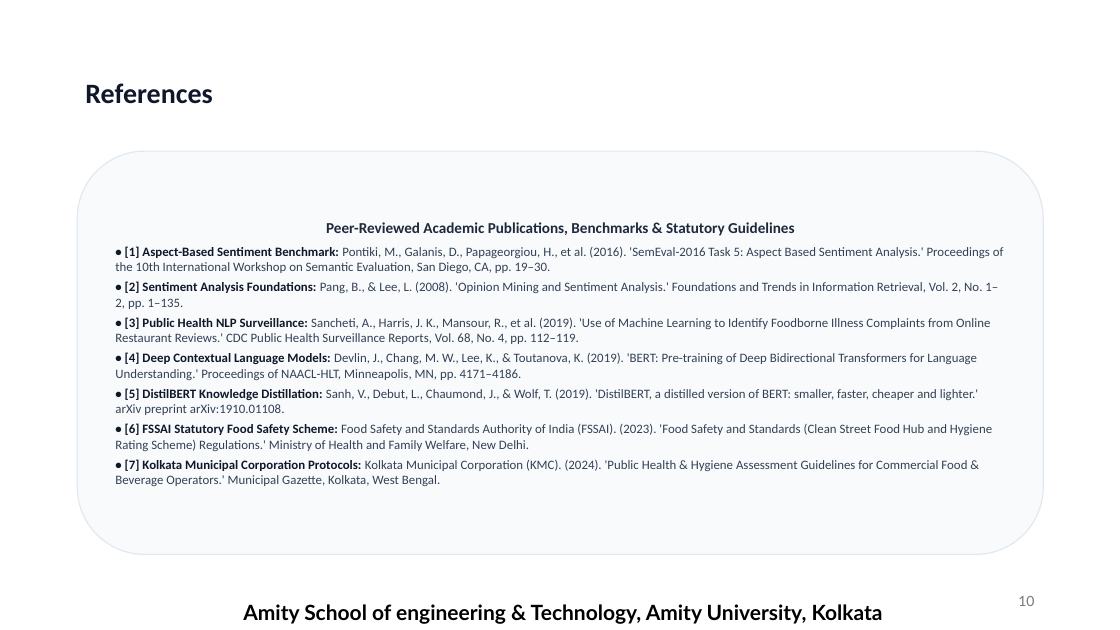
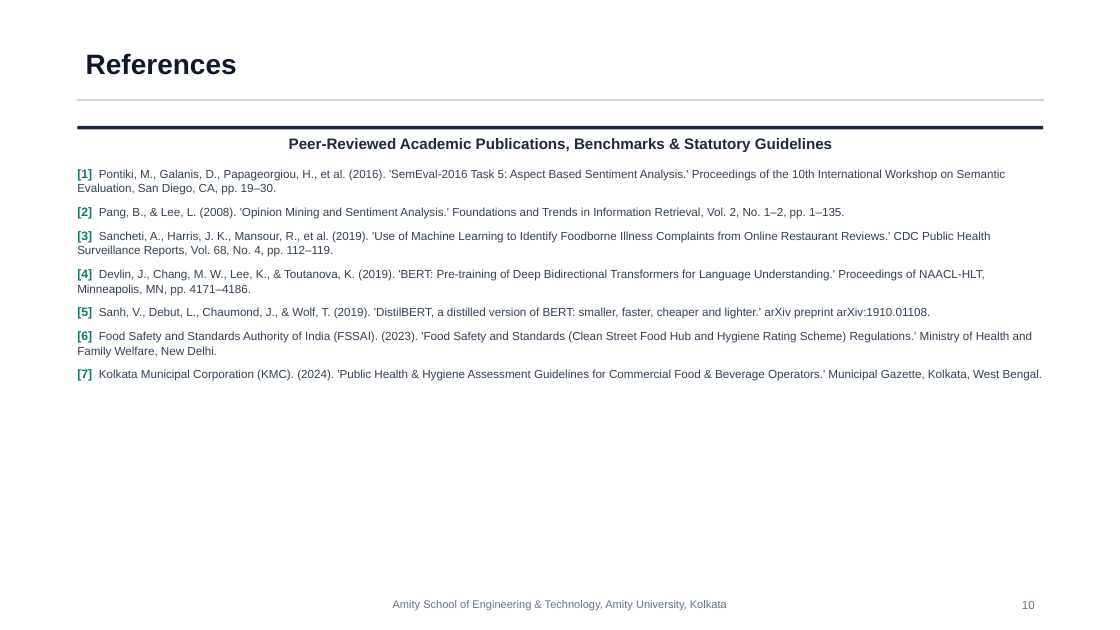
Before and after one commit to tanimnaha/food-review-intelligence, a slide deck: slide 10 of presentation/Kolkata_FoodLens_Minor_Project_Presentation.pptx. Drawn at 1120x630 pixels with LibreOffice and Linux fonts; fonts in the diff are those of the drawing. Boxes give left, top, right and bottom in pixels: in the first picture for what was removed or moved away, otherwise in the second. Text is boxed around its words. In the diff, an @@ line names an element or a change of style, - is before the commit and + after.

Commit message:
fix(presentation): refine slide design to human publication-grade light theme eliminating empty card containers and unifying typographic alignment

```diff
--- a/presentation/Kolkata_FoodLens_Minor_Project_Presentation.pptx
+++ b/presentation/Kolkata_FoodLens_Minor_Project_Presentation.pptx
@@ title "References" at <box>86,53,237,75</box>: font Calibri to Arial @@
@@ rectangle added at <box>77,99,1044,100</box>, fill #CBD5E1, outline #CBD5E1 0.5 pt @@
@@ text "Peer-Reviewed Academic Publications, Benchmarks & ...": place and size @@
-text "Peer-Reviewed Academic Publications, Benchmarks & ..." at <box>77,151,1044,555</box>
+text "Peer-Reviewed Academic Publications, Benchmarks & ..." at <box>77,138,1042,382</box>
@@ text "Peer-Reviewed Academic Publications, Benchmarks & ..." at <box>77,138,1042,382</box>: vertical alignment middle to top; fill #F8FAFC to none; outline #E2E8F0 1 pt to none @@
@@ rectangle added at <box>77,126,1044,129</box>, fill #1E293B @@
@@ text at <box>289,138,832,152</box>: font Calibri to Arial in "Peer-Reviewed Academic Publications, Benchmarks & Statutory  ..."; more space between paragraphs @@
@@ text at <box>77,169,1042,382</box>: text changed; size 11 to 10 pt; font Calibri to Arial @@
-• [1] Aspect-Based Sentiment Benchmark: Pontiki, M., Galanis, D., Papageorgiou, H., et al. (2016). 'SemEval-2016 Task 5: Aspect Based Sentiment Analysis.' Proceedings of the 10th International Workshop on Semantic Evaluation, San Diego, CA, pp. 19–30.
-• [2] Sentiment Analysis Foundations: Pang, B., & Lee, L. (2008). 'Opinion Mining and Sentiment Analysis.' Foundations and Trends in Information Retrieval, Vol. 2, No. 1–2, pp. 1–135.
-• [3] Public Health NLP Surveillance: Sancheti, A., Harris, J. K., Mansour, R., et al. (2019). 'Use of Machine Learning to Identify Foodborne Illness Complaints from Online Restaurant Reviews.' CDC Public Health Surveillance Reports, Vol. 68, No. 4, pp. 112–119.
-• [4] Deep Contextual Language Models: Devlin, J., Chang, M. W., Lee, K., & Toutanova, K. (2019). 'BERT: Pre-training of Deep Bidirectional Transformers for Language Understanding.' Proceedings of NAACL-HLT, Minneapolis, MN, pp. 4171–4186.
-• [5] DistilBERT Knowledge Distillation: Sanh, V., Debut, L., Chaumond, J., & Wolf, T. (2019). 'DistilBERT, a distilled version of BERT: smaller, faster, cheaper and lighter.' arXiv preprint arXiv:1910.01108.
-• [6] FSSAI Statutory Food Safety Scheme: Food Safety and Standards Authority of India (FSSAI). (2023). 'Food Safety and Standards (Clean Street Food Hub and Hygiene Rating Scheme) Regulations.' Ministry of Health and Family Welfare, New Delhi.
-• [7] Kolkata Municipal Corporation Protocols: Kolkata Municipal Corporation (KMC). (2024). 'Public Health & Hygiene Assessment Guidelines for Commercial Food & Beverage Operators.' Municipal Gazette, Kolkata, West Bengal.
+[1] Pontiki, M., Galanis, D., Papageorgiou, H., et al. (2016). 'SemEval-2016 Task 5: Aspect Based Sentiment Analysis.' Proceedings of the 10th International Workshop on Semantic Evaluation, San Diego, CA, pp. 19–30.
+[2] Pang, B., & Lee, L. (2008). 'Opinion Mining and Sentiment Analysis.' Foundations and Trends in Information Retrieval, Vol. 2, No. 1–2, pp. 1–135.
+[3] Sancheti, A., Harris, J. K., Mansour, R., et al. (2019). 'Use of Machine Learning to Identify Foodborne Illness Complaints from Online Restaurant Reviews.' CDC Public Health Surveillance Reports, Vol. 68, No. 4, pp. 112–119.
+[4] Devlin, J., Chang, M. W., Lee, K., & Toutanova, K. (2019). 'BERT: Pre-training of Deep Bidirectional Transformers for Language Understanding.' Proceedings of NAACL-HLT, Minneapolis, MN, pp. 4171–4186.
+[5] Sanh, V., Debut, L., Chaumond, J., & Wolf, T. (2019). 'DistilBERT, a distilled version of BERT: smaller, faster, cheaper and lighter.' arXiv preprint arXiv:1910.01108.
+[6] Food Safety and Standards Authority of India (FSSAI). (2023). 'Food Safety and Standards (Clean Street Food Hub and Hygiene Rating Scheme) Regulations.' Ministry of Health and Family Welfare, New Delhi.
+[7] Kolkata Municipal Corporation (KMC). (2024). 'Public Health & Hygiene Assessment Guidelines for Commercial Food & Beverage Operators.' Municipal Gazette, Kolkata, West Bengal.
@@ text "Amity School of Engineering & ..." at <box>393,600,727,611</box>: vertical alignment top to middle @@
@@ text "10" at <box>1022,601,1035,609</box>: size 12 to 10 pt, font Lato to Arial, text colour #797979 to #64748B @@
@@ text at <box>393,600,727,611</box>: text changed; size 18 to 9.5 pt; font Lato to Arial; text colour #000000 to #64748B; bold off @@
-Amity School of engineering & Technology, Amity University, Kolkata
+Amity School of Engineering & Technology, Amity University, Kolkata
```
Also in this commit, not shown: 9 other slides changed, 4 other files.
